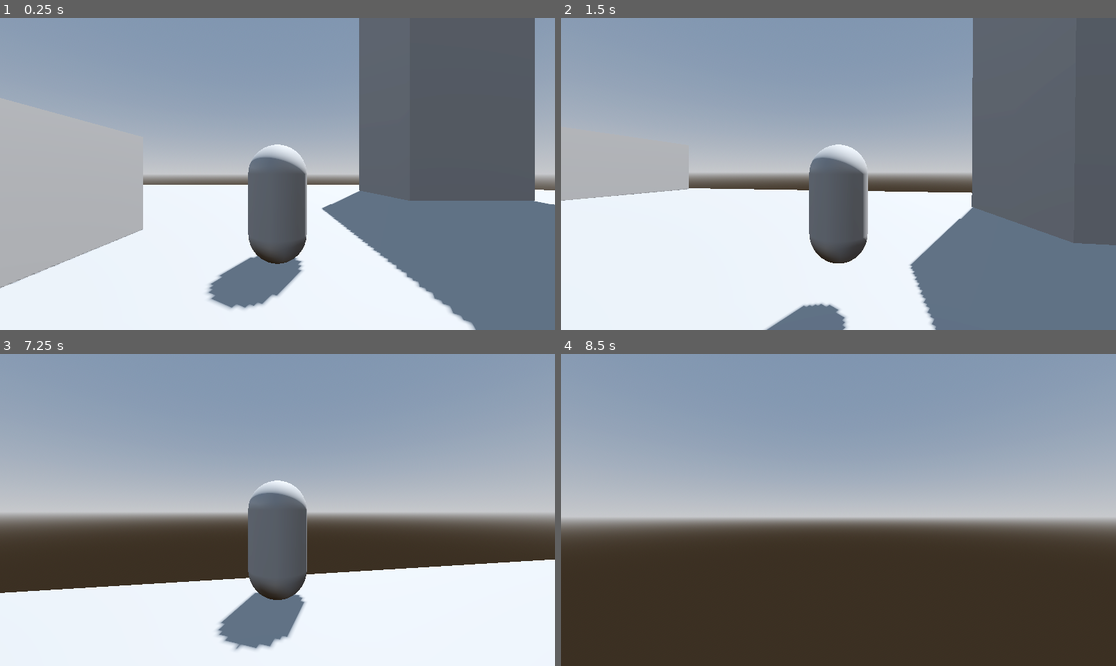
Above: before the commit, frames 1-4 (two rows, left to right).
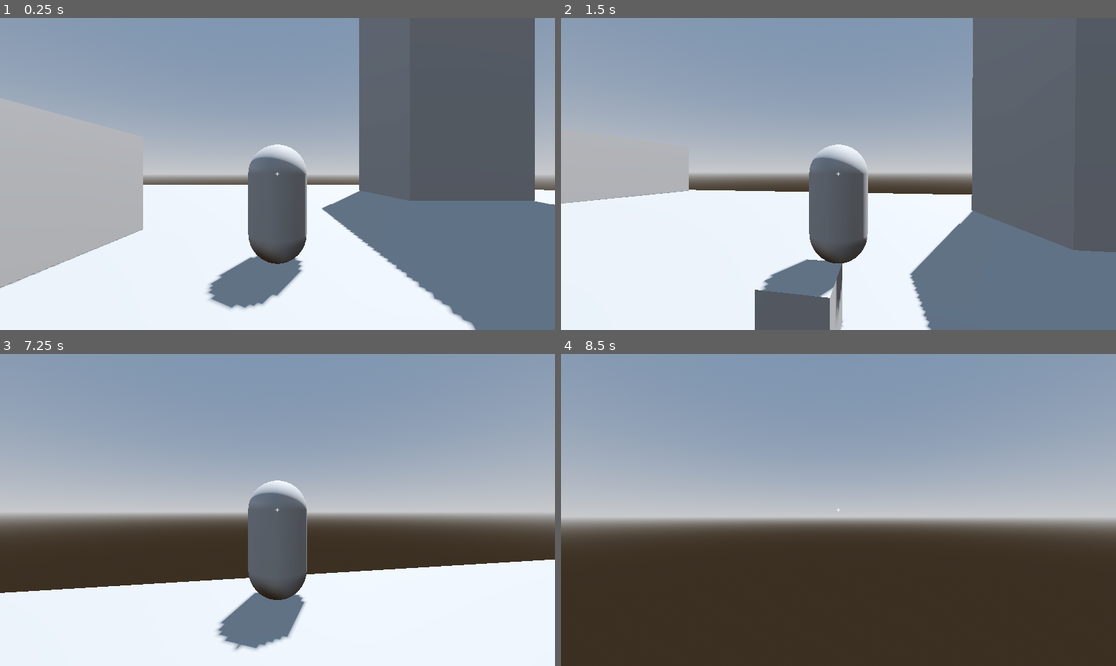
Above: after the commit, the same moments.

Repository: Suzana121/RPG-3D-Game
Game: Godot game, scene res://world/test_level.tscn
The game is run twice, just before and just after one commit, with the same random seed, the same clock (stepped at 60 frames per second) and the same inputs.
Inputs (mouse positions are in pixels of both pictures, inside the frame that each line leads up to):
- Up to frame 1 (0.25 s): no input
- Up to frame 2 (1.5 s): tap Enter at 0.5 s; move the mouse to (866, 174) at 0.52 s; hold E (interact, bound only after the commit) 0.53-1.28 s; hold W (move_forward) from 0.53 s (still down); tap Space (jump) at 0.77 s; move the mouse to (810, 174) at 1.27 s; tap Shift (sprint) at 1.35 s
- Up to frame 3 (7.25 s): tap Space (jump) at 1.52, 3.02, 3.77, 4.52, 6.02, 6.77 s; tap E (interact, bound only after the commit) at 1.55, 2.3, 2.85, 4.55, 5.3, 5.85 s; move the mouse to (288, 503) at 2.02 s; hold F (toggle_camera) 2.03-2.78 s; move the mouse to (271, 516) at 2.77 s; move the mouse to (316, 513) at 3.52 s; hold E (interact, bound only after the commit) 3.53-4.28 s; move the mouse to (233, 506) at 4.27 s; tap Shift (sprint) at 4.35 s; move the mouse to (283, 510) at 5.02 s; hold F (toggle_camera) 5.03-5.78 s; move the mouse to (255, 503) at 5.77 s; release W (move_forward) at 5.78 s; hold D (move_right) 5.78-6.53 s; move the mouse to (305, 510) at 6.52 s; hold W (move_forward) from 6.53 s (still down); hold E (interact, bound only after the commit) from 6.53 s (still down)
- Up to frame 4 (8.5 s): keep holding W (move_forward); move the mouse to (810, 510) at 7.27 s; release E (interact, bound only after the commit) at 7.28 s; tap Shift (sprint) at 7.35 s; tap Space (jump) at 7.52 s; tap E (interact, bound only after the commit) at 7.55, 8.3 s; move the mouse to (849, 503) at 8.02 s; hold F (toggle_camera) from 8.03 s (still down)

The runs differ from the first frame. In frame 1, less than 0.1% of the frame differs, in the area x 49-51%, y 49-51%; in frame 2, 4.6%, in the area x 0-100%, y 49-100%; in frame 3, less than 0.1%; in frame 4, less than 0.1%.

Commit message:
Add HUD with crosshair and interaction prompt via EventBus

Diff:
--- /dev/null
+++ b/actors/components/interactable.gd
@@ -0,0 +1,9 @@
+class_name Interactable
+extends Area3D
+
+signal interacted(interactor: Node)
+
+@export var prompt_text: String = "Interact"
+
+func interact(interactor: Node) -> void:
+	interacted.emit(interactor)
--- /dev/null
+++ b/actors/components/interactable.tscn
@@ -0,0 +1,3 @@
+[gd_scene format=3 uid="uid://ckf3tit5hofyd"]
+
+[node name="Interactable" type="Node2D"]
--- /dev/null
+++ b/actors/player/interaction_ray.gd
@@ -0,0 +1,24 @@
+class_name InteractionRay
+extends RayCast3D
+
+
+@export var max_reach: float = 2.5
+
+var current_target: Interactable = null
+
+func _ready() -> void:
+	add_exception(owner)
+
+func _physics_process(_delta: float) -> void:
+	var new_target: Interactable = null
+	if is_colliding():
+		new_target = get_collider() as Interactable
+		if new_target and owner.global_position.distance_to(get_collision_point()) > max_reach:
+			new_target = null
+
+	if new_target != current_target:
+		current_target = new_target
+		EventBus.interaction_target_changed.emit(current_target)
+func _unhandled_input(event: InputEvent) -> void:
+	if event.is_action_pressed("interact") and current_target:
+		current_target.interact(owner)
--- a/actors/player/player.tscn
+++ b/actors/player/player.tscn
@@ -1,7 +1,8 @@
-[gd_scene load_steps=6 format=3 uid="uid://bihm686ju2cki"]
+[gd_scene load_steps=7 format=3 uid="uid://bihm686ju2cki"]
 
 [ext_resource type="Script" path="res://actors/player/player.gd" id="1_wsgcf"]
 [ext_resource type="Script" path="res://actors/player/camera_rig.gd" id="2_gt436"]
+[ext_resource type="Script" path="res://actors/player/interaction_ray.gd" id="3_gl0eh"]
 
 [sub_resource type="CapsuleShape3D" id="CapsuleShape3D_r3xfh"]
 
@@ -11,7 +12,6 @@
 radius = 0.25
 
 [node name="Player" type="CharacterBody3D"]
-collision_layer = 2
 script = ExtResource("1_wsgcf")
 
 [node name="CollisionShape3D" type="CollisionShape3D" parent="."]
@@ -36,3 +36,9 @@
 margin = 0.1
 
 [node name="Camera3D" type="Camera3D" parent="CameraRig/Pitch/SpringArm3D"]
+
+[node name="InteractionRay" type="RayCast3D" parent="CameraRig/Pitch/SpringArm3D/Camera3D"]
+target_position = Vector3(0, 0, -6)
+collision_mask = 3
+collide_with_areas = true
+script = ExtResource("3_gl0eh")
--- /dev/null
+++ b/core/event_bus.gd
@@ -0,0 +1,3 @@
+extends Node
+
+signal interaction_target_changed(target: Interactable)
--- a/project.godot
+++ b/project.godot
@@ -14,6 +14,10 @@
 run/main_scene="res://world/test_level.tscn"
 config/features=PackedStringArray("4.3", "Forward Plus")
 config/icon="res://icon.svg"
+
+[autoload]
+
+EventBus="*res://core/event_bus.gd"
 
 [input]
 
@@ -52,3 +56,13 @@
 "events": [Object(InputEventKey,"resource_local_to_scene":false,"resource_name":"","device":0,"window_id":0,"alt_presse …(189 unchanged characters)…
 ]
 }
+interact={
+"deadzone": 0.5,
+"events": [Object(InputEventKey,"resource_local_to_scene":false,"resource_name":"","device":-1,"window_id":0,"alt_pressed":false,"shift_pressed":false,"ctrl_pressed":false,"meta_pressed":false,"pressed":false,"keycode":0,"physical_keycode":69,"key_label":0,"unicode":1511,"location":0,"echo":false,"script":null)
+]
+}
+
+[layer_names]
+
+3d_physics/layer_1="world"
+3d_physics/layer_2="interactable"
--- /dev/null
+++ b/ui/hud.gd
@@ -0,0 +1,14 @@
+extends CanvasLayer
+
+@onready var prompt: Label = $Prompt
+
+func _ready() -> void:
+	prompt.hide()
+	EventBus.interaction_target_changed.connect(_on_target_changed)
+
+func _on_target_changed(target: Interactable) -> void:
+	if target:
+		prompt.text = "E  " + target.prompt_text
+		prompt.show()
+	else:
+		prompt.hide()
--- /dev/null
+++ b/ui/hud.tscn
@@ -0,0 +1,30 @@
+[gd_scene load_steps=2 format=3 uid="uid://b6r7iwddftr74"]
+
+[ext_resource type="Script" path="res://ui/hud.gd" id="1_b4wbp"]
+
+[node name="HUD" type="CanvasLayer"]
+script = ExtResource("1_b4wbp")
+
+[node name="Crosshair" type="Label" parent="."]
+anchors_preset = 15
+anchor_right = 1.0
+anchor_bottom = 1.0
+grow_horizontal = 2
+grow_vertical = 2
+size_flags_horizontal = 4
+text = "+"
+horizontal_alignment = 1
+vertical_alignment = 1
+
+[node name="Prompt" type="Label" parent="."]
+anchors_preset = 15
+anchor_right = 1.0
+anchor_bottom = 1.0
+offset_top = 50.0
+offset_bottom = 50.0
+grow_horizontal = 2
+grow_vertical = 2
+size_flags_horizontal = 4
+text = "E  Interact"
+horizontal_alignment = 1
+vertical_alignment = 1
--- /dev/null
+++ b/world/test_box.gd
@@ -0,0 +1,7 @@
+extends StaticBody3D
+
+func _ready() -> void:
+	$Interactable.interacted.connect(_on_interacted)
+
+func _on_interacted(interactor: Node) -> void:
+	print("Hello from the box! Touched by: ", interactor.name)
--- a/world/test_level.tscn
+++ b/world/test_level.tscn
@@ -1,6 +1,9 @@
-[gd_scene load_steps=5 format=3 uid="uid://bwkpgll28td3f"]
+[gd_scene load_steps=11 format=3 uid="uid://bwkpgll28td3f"]
 
 [ext_resource type="PackedScene" uid="uid://bihm686ju2cki" path="res://actors/player/player.tscn" id="1_yp006"]
+[ext_resource type="Script" path="res://world/test_box.gd" id="2_0ftln"]
+[ext_resource type="Script" path="res://actors/components/interactable.gd" id="3_78fgu"]
+[ext_resource type="PackedScene" uid="uid://b6r7iwddftr74" path="res://ui/hud.tscn" id="4_tx7tw"]
 
 [sub_resource type="ProceduralSkyMaterial" id="ProceduralSkyMaterial_b8ldn"]
 sky_horizon_color = Color(0.64625, 0.65575, 0.67075, 1)
@@ -15,13 +18,20 @@
 tonemap_mode = 2
 glow_enabled = true
 
+[sub_resource type="BoxMesh" id="BoxMesh_ps6j3"]
+
+[sub_resource type="BoxShape3D" id="BoxShape3D_djb2t"]
+
+[sub_resource type="BoxShape3D" id="BoxShape3D_7sabr"]
+size = Vector3(1.3, 1.3, 1.3)
+
 [node name="TestLevel" type="Node3D"]
 
 [node name="WorldEnvironment" type="WorldEnvironment" parent="."]
 environment = SubResource("Environment_n54bw")
 
 [node name="DirectionalLight3D" type="DirectionalLight3D" parent="."]
-transform = Transform3D(-0.866025, -0.433013, 0.25, 0, 0.5, 0.866025, -0.5, 0.75, -0.433013, 0, 0, 0)
+transform = Transform3D(-0.866025, -0.433013, 0.25, 0, 0.5, 0.866025, -0.5, 0.75, -0.433013, 0.0382881, -4.76837e-07, -0.00135136)
 shadow_enabled = true
 
 [node name="Ground" type="CSGBox3D" parent="."]
@@ -55,3 +65,22 @@
 size = Vector3(10, 29.0837, 1)
 
 [node name="Player" parent="." instance=ExtResource("1_yp006")]
+
+[node name="TestBox" type="StaticBody3D" parent="."]
+transform = Transform3D(1, 0, 0, 0, 1, 0, 0, 0, 1, 0, 0.5, -3)
+script = ExtResource("2_0ftln")
+
+[node name="MeshInstance3D" type="MeshInstance3D" parent="TestBox"]
+mesh = SubResource("BoxMesh_ps6j3")
+
+[node name="CollisionShape3D" type="CollisionShape3D" parent="TestBox"]
+shape = SubResource("BoxShape3D_djb2t")
+
+[node name="Interactable" type="Area3D" parent="TestBox"]
+script = ExtResource("3_78fgu")
+prompt_text = "Open Box"
+
+[node name="CollisionShape3D" type="CollisionShape3D" parent="TestBox/Interactable"]
+shape = SubResource("BoxShape3D_7sabr")
+
+[node name="HUD" parent="." instance=ExtResource("4_tx7tw")]
